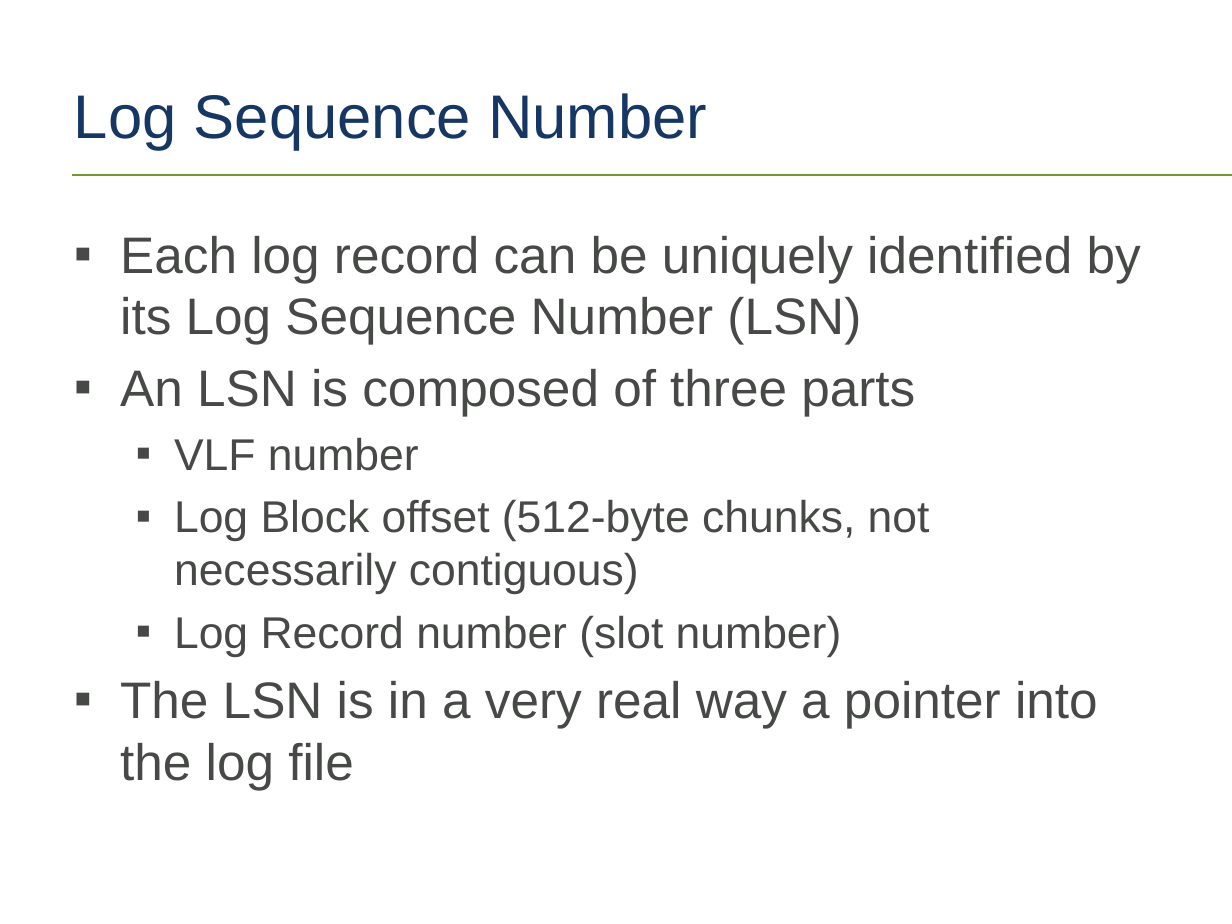
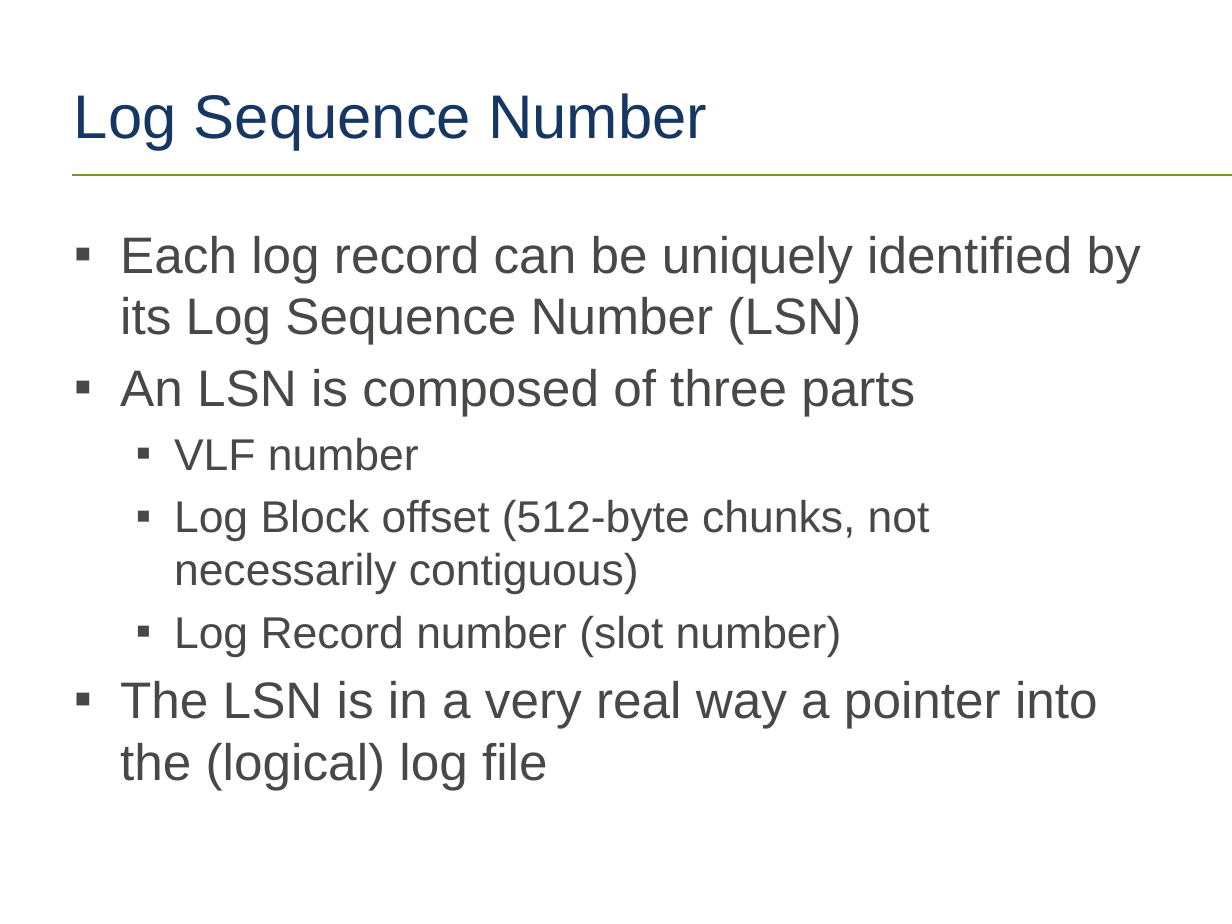
Before and after one commit to tf3604/LogFilePresentation, a slide deck: slide 21 of TransactionLog.pptx (slide 20 before the commit). Drawn at 1232x924 pixels with LibreOffice and Linux fonts; fonts in the diff are those of the drawing; background and template pictures are left out. Boxes give left, top, right and bottom in pixels: in the first picture for what was removed or moved away, otherwise in the second. Text is boxed around its words. In the diff, an @@ line names an element or a change of style, - is before the commit and + after.

```diff
--- a/TransactionLog.pptx
+++ b/TransactionLog.pptx
@@ text at bbox=[120, 681, 1098, 790]: text changed @@
-▪ The LSN is in a very real way a pointer into the log file
+▪ The LSN is in a very real way a pointer into the (logical) log file
```
Also in this commit, not shown: 1 other slide changed, 1 slide added.
